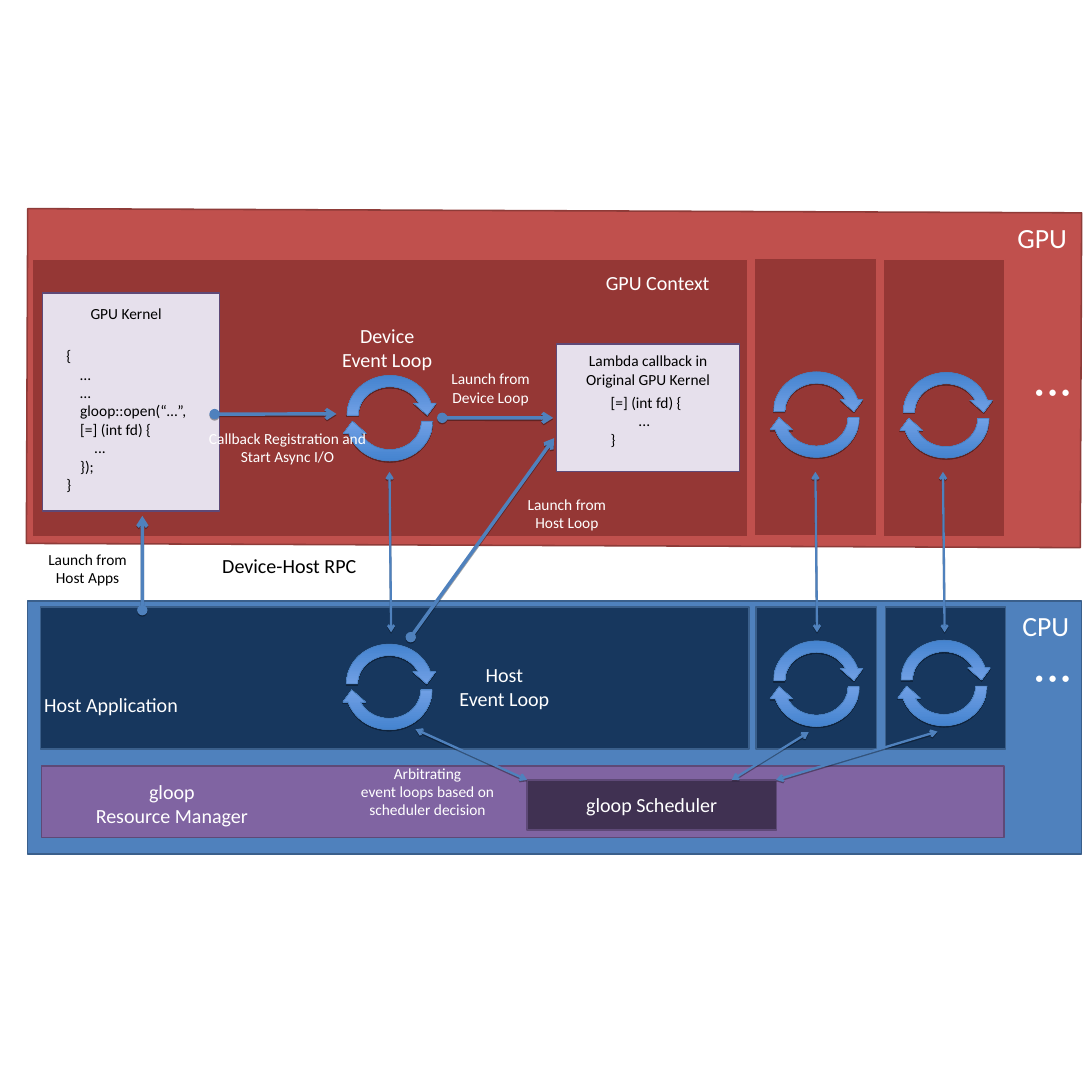
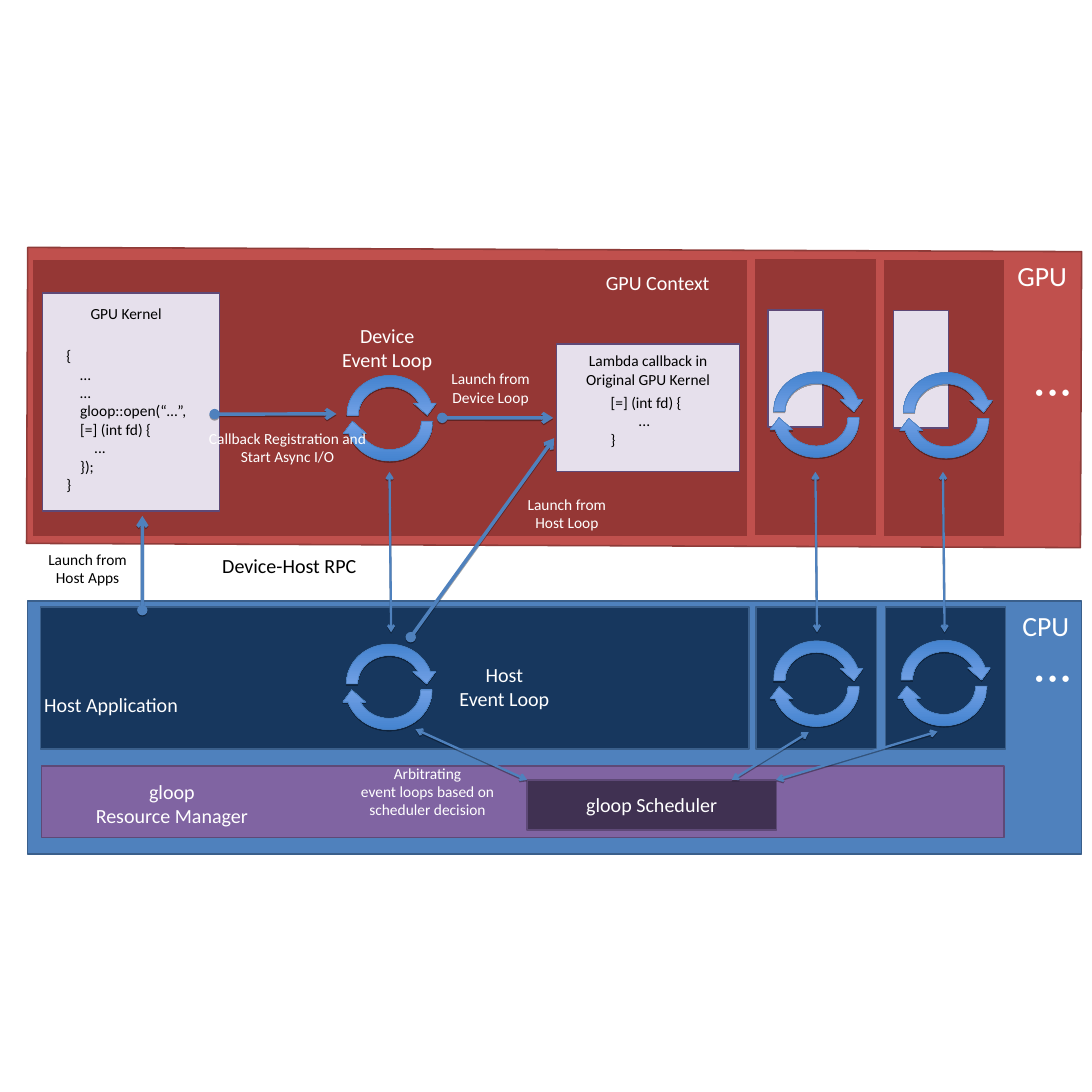
Before and after one commit to CPFL/gloop, a slide deck: slide 17 of fig2.odp. Drawn at 1092x1092 pixels with LibreOffice and Linux fonts; fonts in the diff are those of the drawing. Boxes give left, top, right and bottom in pixels: in the first picture for what was removed or moved away, otherwise in the second. Text is boxed around its words. In the diff, an @@ line names an element or a change of style, - is before the commit and + after.

```diff
--- a/fig2.odp
+++ b/fig2.odp
@@ rectangle: place and size @@
-rectangle at (27, 209, 1081, 548)
+rectangle at (27, 248, 1081, 548)
@@ text "GPU": place and size @@
-text "GPU" at (1017, 230, 1067, 248)
+text "GPU" at (1017, 268, 1067, 286)
@@ rectangle added at (768, 309, 822, 427), fill #E6E0EC, outline #5E4977 2.01 pt @@
@@ rectangle added at (893, 311, 948, 428), fill #E6E0EC, outline #5E4977 2.01 pt @@
```
Also in this commit, not shown: 3 other slides changed, 2 slides added, 5 other files.
